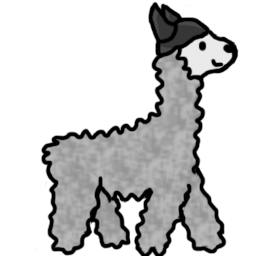
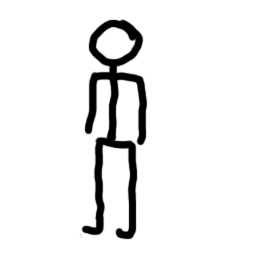
Layered file, before and after one edit (w=256, h=256). Changes by layer:
added layer "Layer 43" above "Layer 32" over [79, 18, 148, 240]
hid "Layer 19 copy 2" over [35, 1, 235, 256]
hid "Layer 20" over [198, 25, 239, 74]
hid "Layer 37" over [48, 160, 224, 256]
hid "Layer 35" over [42, 2, 239, 187]
